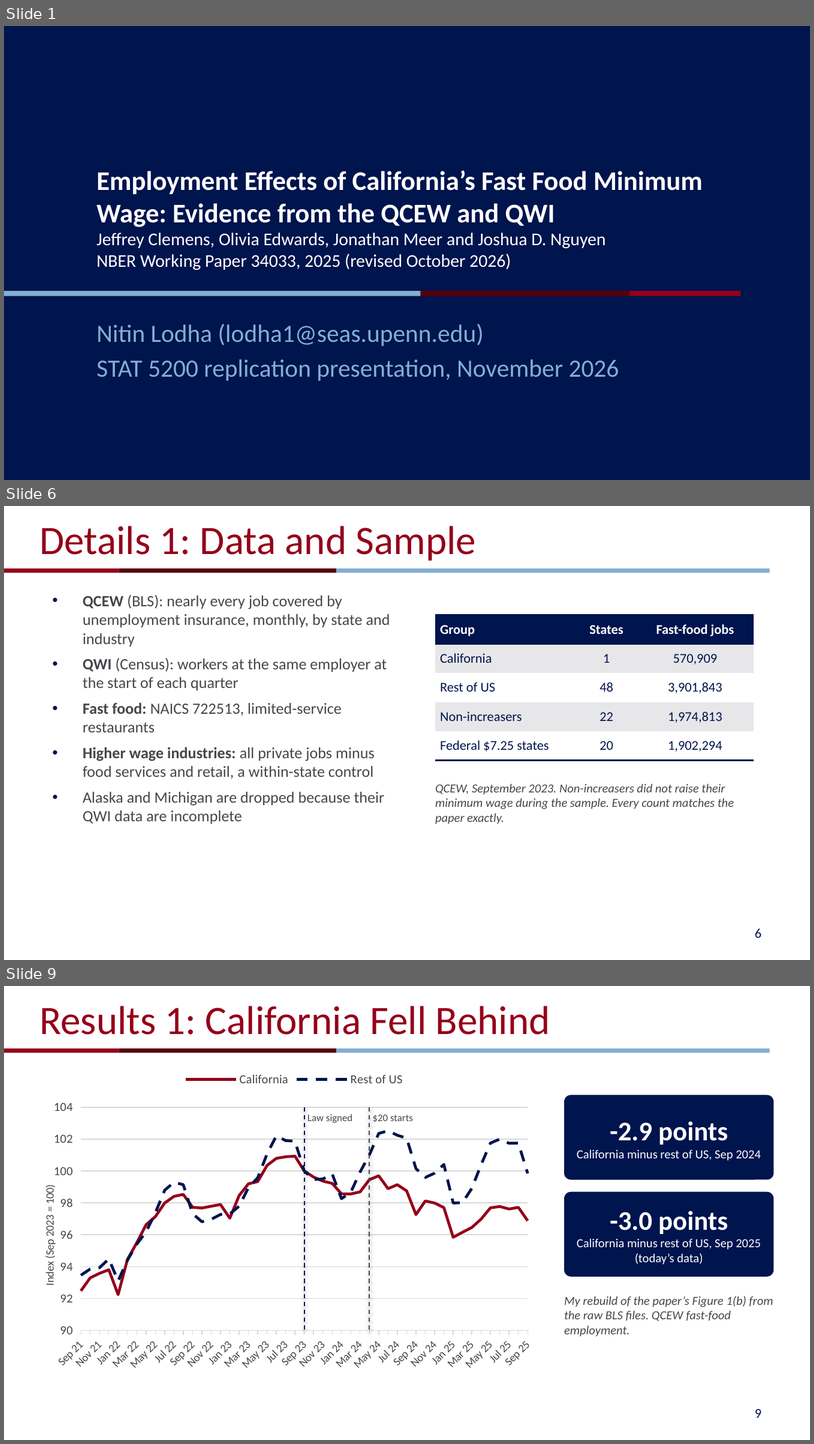
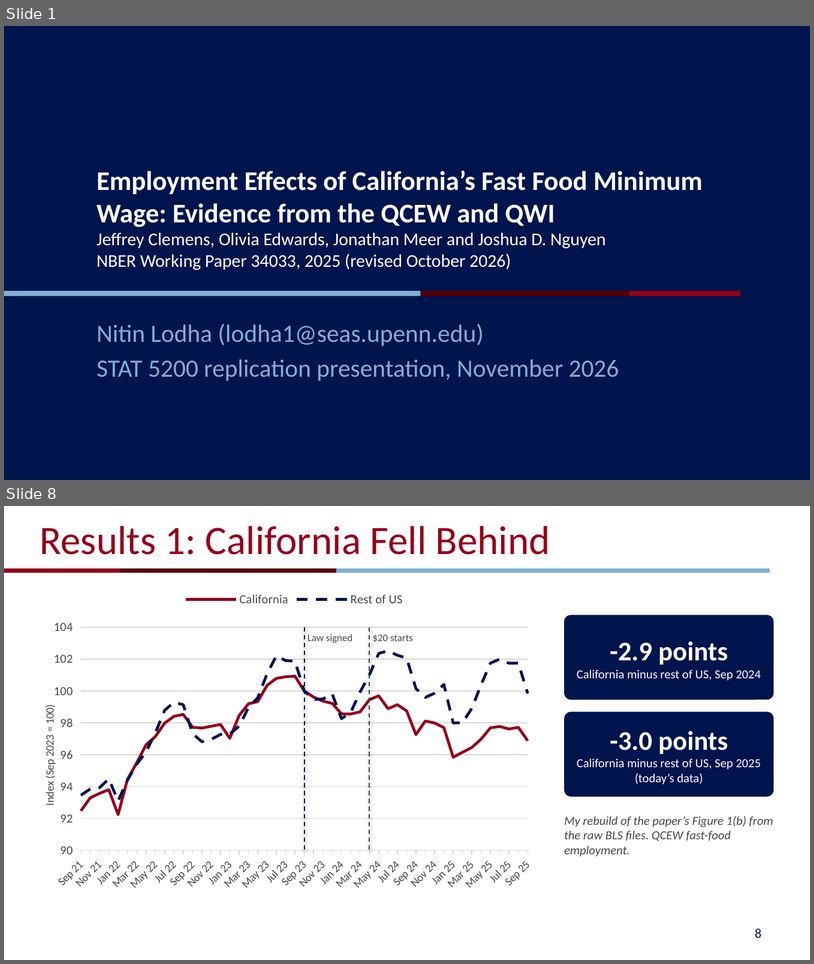
Before and after one commit to NitinLodha2812/stat5200-fastfood-replication, a slide deck: presentation/replication_presentation.pptx. Shown one above the other, each under a label of ours: slides 1, 6 and 9 before the commit, slides 1 and 8 after it; the slides between them are not shown. The pictures are 814x1444 and 814x964 pixels, drawn with LibreOffice and Linux fonts; fonts in the diff are those of the drawing; background and template pictures are left out. Boxes give left, top, right and bottom in pixels: in the first picture for what was removed or moved away, otherwise in the second. Text is boxed around its words. In the diff, an @@ line names an element or a change of style, - is before the commit and + after.

```diff
--- a/presentation/replication_presentation.pptx
+++ b/presentation/replication_presentation.pptx
@@ slide 6 removed at (x1=4, y1=506, x2=810, y2=960), background #FFFFFF; not listed: 3 template elements that a slide beside it also shows @@
@@ title removed at (x1=39, y1=526, x2=477, y2=561) @@
-Details 1: Data and Sample
@@ text removed at (x1=83, y1=595, x2=390, y2=823) @@
-• QCEW (BLS): nearly every job covered by unemployment insurance, monthly, by state and industry
-• QWI (Census): workers at the same employer at the start of each quarter
-• Fast food: NAICS 722513, limited-service restaurants
-• Higher wage industries: all private jobs minus food services and retail, a within-state control
-• Alaska and Michigan are dropped because their QWI data are incomplete
@@ table removed at (x1=435, y1=615, x2=754, y2=760), 5 rows, 3 columns @@
-Group | States | Fast-food jobs
-California | 1 | 570,909
-Rest of US | 48 | 3,901,843
-Non-increasers | 22 | 1,974,813
-Federal $7.25 states | 20 | 1,902,294
@@ text removed at (x1=435, y1=783, x2=734, y2=824) @@
-QCEW, September 2023. Non-increasers did not raise their minimum wage during the sample. Every count matches the paper exactly.
@@ page number removed at (x1=755, y1=928, x2=762, y2=937) @@
-6
@@ what was slide 9 is now slide 8 @@
@@ page number at (x1=755, y1=928, x2=762, y2=937): text changed @@
-9
+8
```
Also in this commit, not shown: 11 slides changed, 4 other slides removed, 2 other files.
